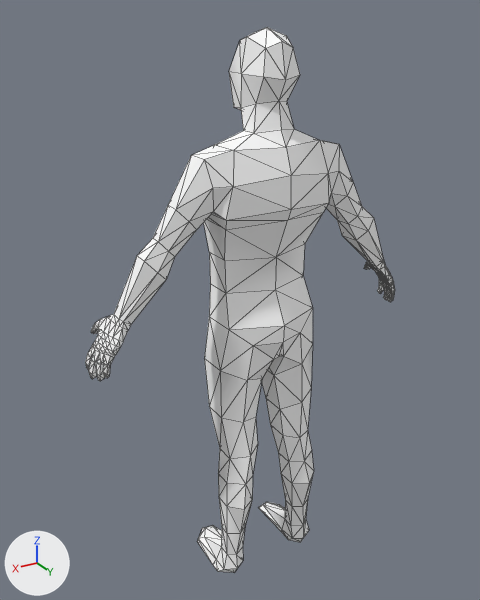
What one commit did to the glTF model meshes/entities/low_poly_male.glb.
Camera for both pictures: a camera (50 mm lens) standing at (1.63, 2.52, 2.81) and looking at (0.05, -0.11, 1.49). The axes (+X, +Y, +Z) are drawn at lower left. The lights are the same throughout. Mesh edges are drawn as thin lines. Where no turn or scale is listed for an object, it has been applied to the vertices. Vertices at the same position are counted once.

Script lines for the objects in view, before the commit:
```python
me_cube_004 = bpy.data.meshes.new('Cube.004')
me_cube_004.from_pydata(...)  # 518 vertices, 1046 faces; spans x -0.88..0.88, y -0.27..0.23, z -0.03..2.76
me_cube_004.materials.append(mat_material_001)  # white #ffffff
# before: 14 (0.22, 0.12, 2.29) at pixel (233, 150), 243 (0.1, 0.08, 2.34) at pixel (253, 133), 269 (-0.22, 0.12, 2.29) at pixel (319, 140), 270 (0.0, 0.18, 2.29) at pixel (286, 147), 514 (0.0, 0.14, 2.36) at pixel (281, 129)
# before: 515 (-0.11, 0.08, 2.34) at pixel (294, 129)
ob_cube_001 = bpy.data.objects.new('Cube.001', me_cube_004)
ob_cube_001.location = (0.0, 0.0, 0.0)
```
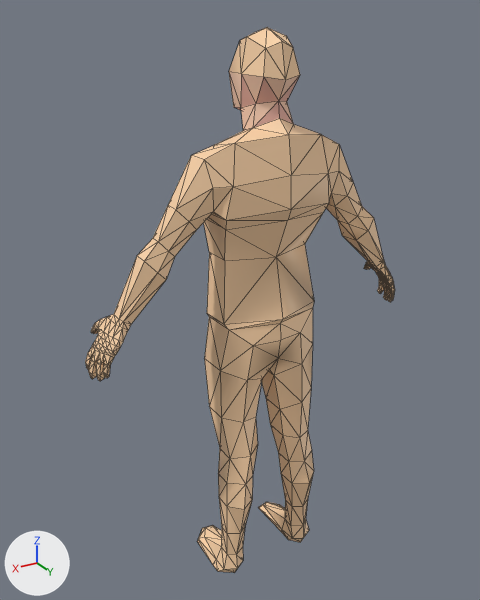
The newer file is also rescaled (x0.723) as a whole; pictures and numbers use the older file's frame.

Location of each change, [x1, y1, x2, y2] in pixels of the pictures (480 x 600 px; the box of a moved part takes in the faces that stretch with it):
part 1 of me_cube_004, moved or reshaped
    before: [209, 245, 313, 380]
    after: [207, 245, 314, 380]
part 2 of me_cube_004, moved or reshaped
    both: [191, 101, 339, 187]
part 3 of me_cube_004, recoloured (white to beige)
    both: [85, 27, 395, 573]
part 4 of me_cube_004, recoloured (white to beige)
    both: [235, 74, 299, 110]
part 5 of me_cube_004, recoloured (white to beige)
    both: [229, 72, 300, 130]

The edits, one by one:
Material 'ShadedSkin' (mat_shadedskin) is new.
Its base color is (0.802, 0.436, 0.357) (beige #e7b0a1).
Material 'SubShadedSkin' (mat_subshadedskin) is new.
Its base color is (0.923, 0.6, 0.434) (beige #f6cbb0).
Material 'BaseSkin' (mat_baseskin) is new.
Its base color is (0.987, 0.665, 0.4) (beige #fed5aa).
me_cube_004 is used by ob_cube_001; location (0.0, 0.0, 0.0).
Verts and faces of me_cube_004; kept vertices keep their numbers, new ones are numbered from 518.
me_cube_004 had 518 vertices, 1046 faces and spanned x -0.88..0.88, y -0.27..0.23, z -0.03..2.76.
me_cube_004 now has 517 vertices, 1043 faces and spans x -0.88..0.88, y -0.27..0.23, z -0.03..2.76.
Part 1, on me_cube_004:
4 vertices are removed from x -0.03..0.03, y 0.16..0.2, z 1.28..1.38.
16 faces are deleted.
9 vertices move from x -0.22..0.22, y -0.2..0.2, z 1.26..1.62 to x -0.26..0.26, y -0.18..0.17, z 1.26..1.49.
2 vertices are added at (0.0, 0.16, 1.27), (-0.01, 0.17, 1.37).
12 new faces join them, mat_baseskin (beige #fed5aa).
Part 2, on me_cube_004:
Vertex 14 moves to (0.23, 0.13, 2.32), pixel (234, 143).
Vertex 243 moves to (0.1, 0.08, 2.36), pixel (253, 127).
Vertex 515 moves to (-0.11, 0.08, 2.36), pixel (293, 124).
Vertex 269 moves to (-0.22, 0.13, 2.32), pixel (321, 134).
Vertex 270 moves to (0.0, 0.19, 2.34), pixel (288, 134).
Vertex 514 moves to (0.0, 0.13, 2.4), pixel (279, 118).
me_cube_004 part 3: 994 faces spanning x -0.88..0.88, y -0.27..0.23, z -0.03..2.76 switch from mat_material_001 (white #ffffff) to mat_baseskin (beige #fed5aa).
me_cube_004 part 4: 16 faces spanning x -0.12..0.12, y -0.16..0.14, z 2.34..2.58 switch from mat_material_001 (white #ffffff) to mat_shadedskin (beige #e7b0a1).
me_cube_004 part 5: 19 faces spanning x -0.12..0.12, y -0.16..0.16, z 2.29..2.73 switch from mat_material_001 (white #ffffff) to mat_subshadedskin (beige #f6cbb0).
